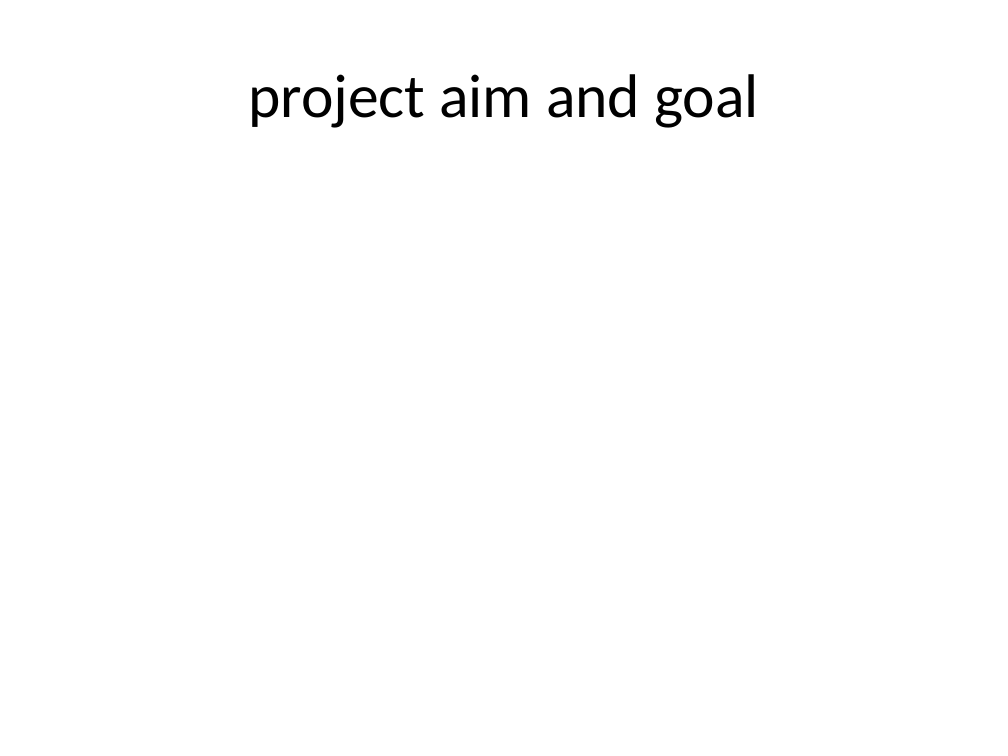
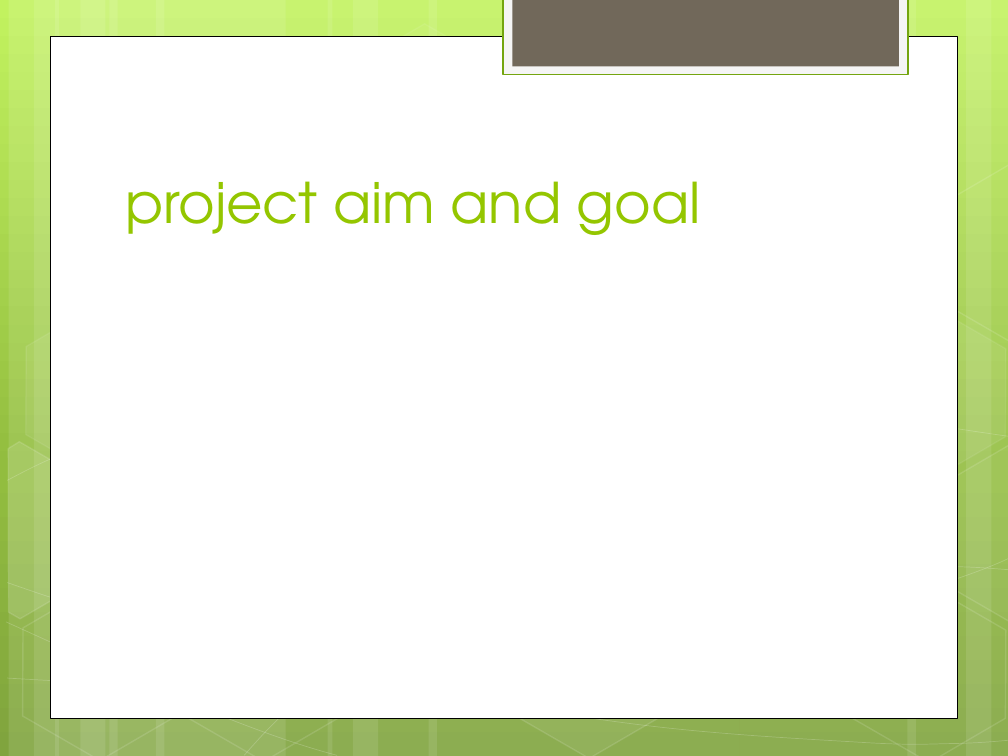
Before and after one commit to suphaphan/CSC440TopDollarDeals, a slide deck: slide 2 of Deliverbles/Inception/Inception_Stage.pptx. Drawn at 1008x756 pixels with LibreOffice and Linux fonts; fonts in the diff are those of the drawing. Boxes give left, top, right and bottom in pixels: in the first picture for what was removed or moved away, otherwise in the second. Text is boxed around its words. In the diff, an @@ line names an element or a change of style, - is before the commit and + after.

```diff
--- a/Deliverbles/Inception/Inception_Stage.pptx
+++ b/Deliverbles/Inception/Inception_Stage.pptx
@@ background #FFFFFF to gradient #C3F35F to #93BF3F to #81A53E @@
@@ rectangle added at (x1=503, y1=0, x2=908, y2=75), fill #F5F5F5, outline #74A510 1.25 pt @@
@@ rectangle added at (x1=512, y1=0, x2=898, y2=67), fill #71685A @@
@@ rectangle added at (x1=50, y1=36, x2=958, y2=718), fill #FFFFFF, outline #000000 0.5 pt @@
@@ title "project aim and goal" moved from (x1=248, y1=74, x2=759, y2=128) to (x1=125, y1=181, x2=701, y2=235) @@
@@ title "project aim and goal" at (x1=125, y1=181, x2=701, y2=235): size 44 to 40 pt, font Calibri to TeX Gyre Adventor, text colour #000000 to #94C600; alignment centre to left; vertical alignment middle to bottom @@
@@ group added at (x1=0, y1=0, x2=1008, y2=756): 12 rectangles, 8 freeform shapes, 8 hexagons @@
```
Also in this commit, not shown: 4 other slides changed.
